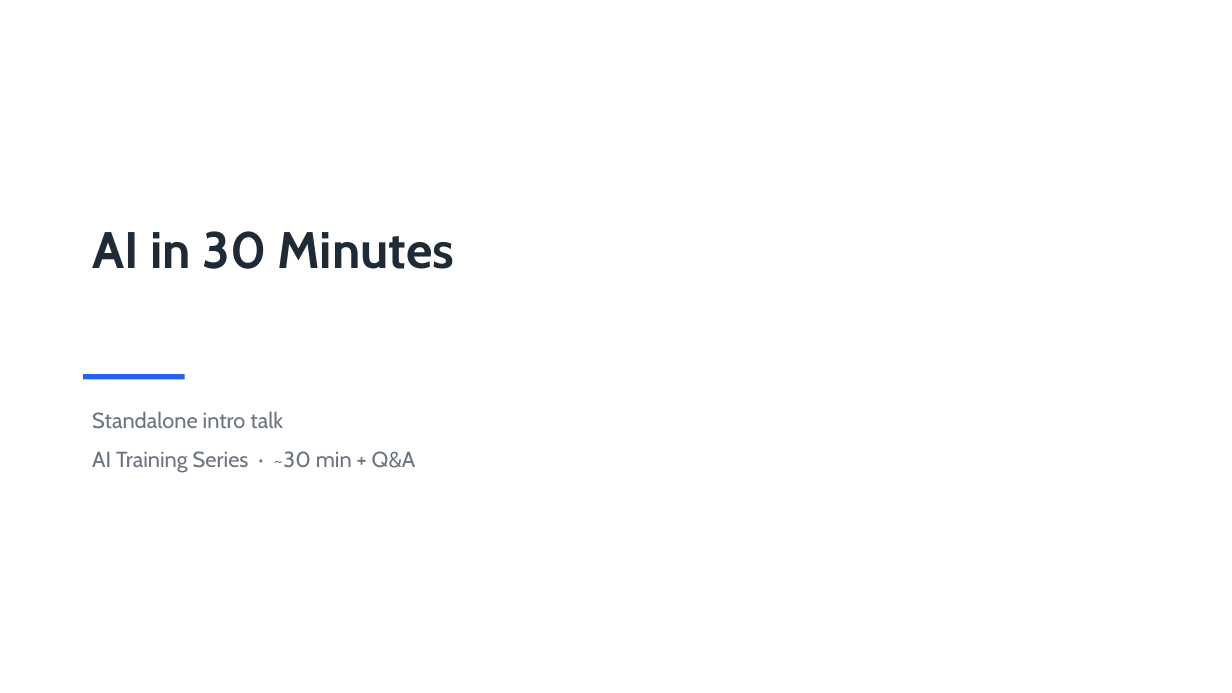
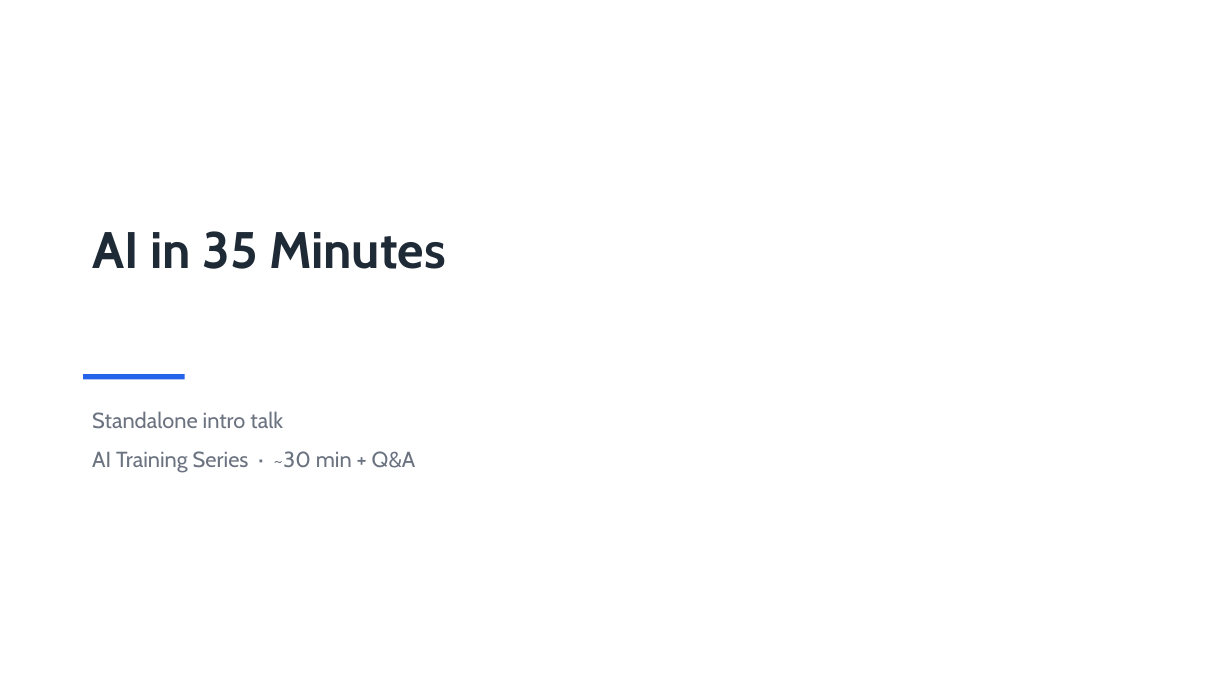
Before and after one commit to revelation-today/hagen-ai-training, a slide deck: slide 1 of training/decks/overview-30min.pptx. Drawn at 1232x693 pixels with LibreOffice and Linux fonts; fonts in the diff are those of the drawing. Boxes give left, top, right and bottom in pixels: in the first picture for what was removed or moved away, otherwise in the second. Text is boxed around its words. In the diff, an @@ line names an element or a change of style, - is before the commit and + after.

```diff
--- a/training/decks/overview-30min.pptx
+++ b/training/decks/overview-30min.pptx
@@ text at <box>92,231,446,269</box>: text changed @@
-AI in 30 Minutes
+AI in 35 Minutes
```
Also in this commit, not shown: 1 other slide changed, 2 slides added, 7 other files.
